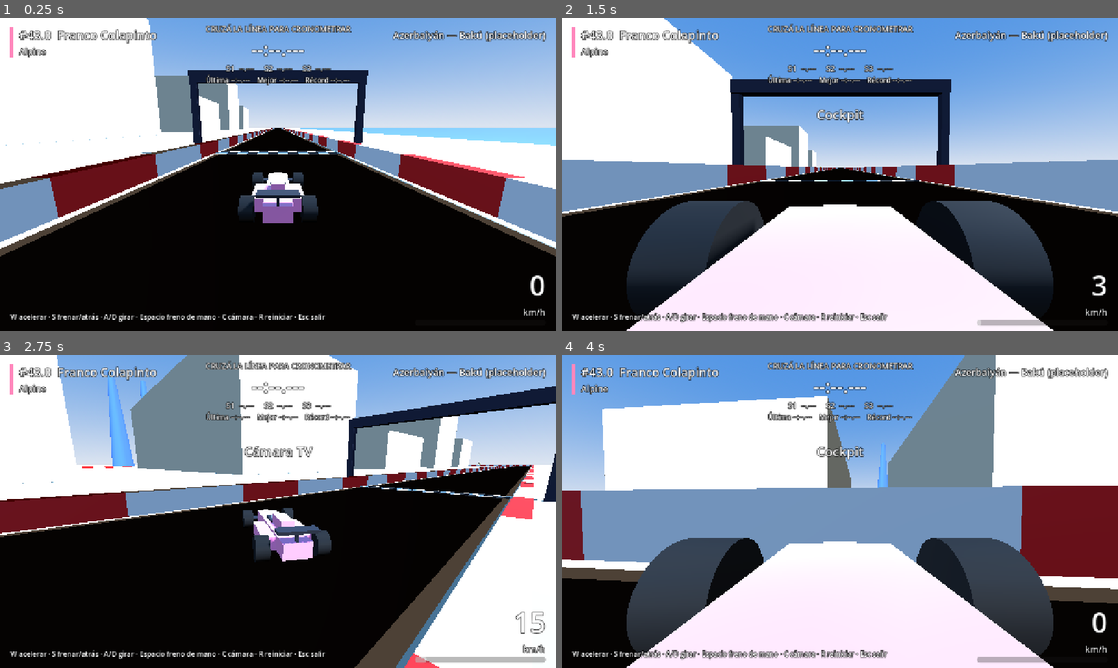
Above: before the commit, frames 1-4 (two rows, left to right).
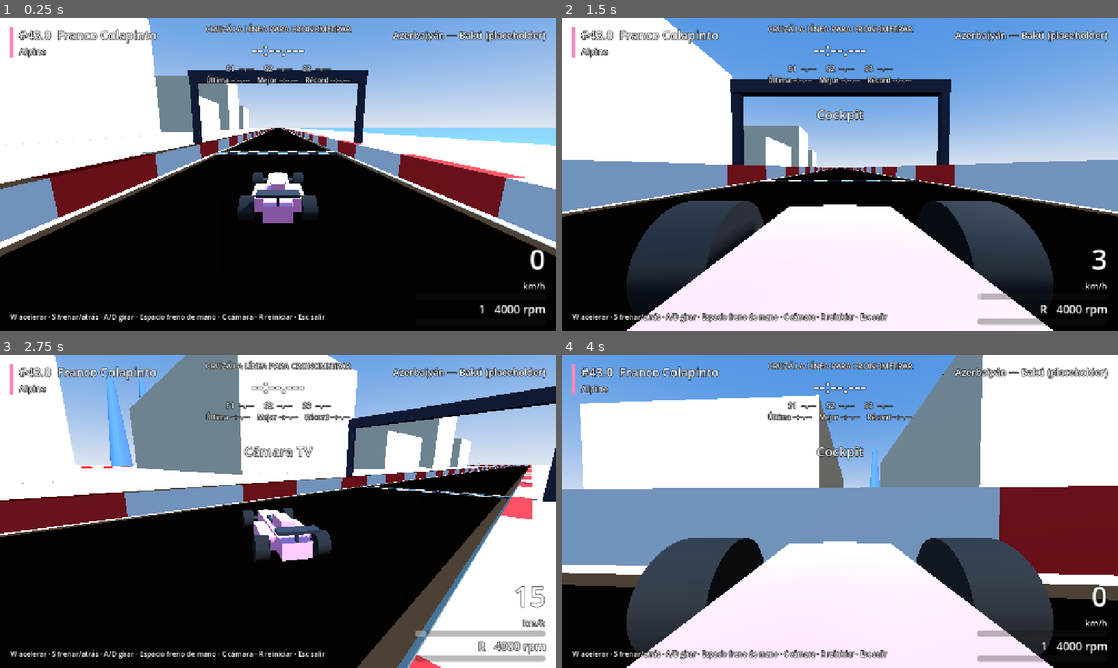
Above: after the commit, the same moments.

Repository: agustinhgimenez/GodotF126
Game: Godot game, scene res://scenes/main.tscn
Two runs of this game, one before a commit and one after it. Both use one fixed random seed, a clock stepped at 60 frames per second and the inputs below.
Inputs:
- Up to frame 1 (0.25 s): no input
- Up to frame 2 (1.5 s): tap Enter at 0.5 s; hold D (steer_right) 0.53-1.28 s; hold C (change_camera) 0.53-1.28 s; tap R (reset_car) at 1.25 s; hold S (brake) from 1.28 s (still down); tap C (change_camera) at 1.35 s
- Up to frame 3 (2.75 s): release S (brake) at 2.03 s; hold D (steer_right) from 2.03 s (still down); hold C (change_camera) from 2.03 s (still down)
- Up to frame 4 (4 s): release D (steer_right) at 2.78 s; release C (change_camera) at 2.78 s; hold W (accelerate) 2.78-3.53 s; tap C (change_camera) at 2.85 s; hold A (steer_left) from 3.53 s (still down); hold C (change_camera) from 3.53 s (still down)

The runs differ from the first frame. In frame 1, 0.4% of the frame differs, in the area x 86-99%, y 73-96%; in frame 2, 0.6%; in frame 3, 2.6%; in frame 4, 7.5%, in the area x 0-100%, y 0-99%.

Commit message:
Paso 3: motor con RPM y documentación actualizada a Godot 4.7
- Componentes CarEngine (RPM, curva de torque, limitador, freno motor) y Gearbox (8 marchas, automática provisoria) como nodos hijos del auto.
- Datos del auto en data/car.json; la aceleración sale de torque x relación y la velocidad máxima de la 8ª en el limitador.
- HUD con marcha y barra de RPM.
- Docs: Godot 4.3 -> 4.7, rutas de Windows corregidas, .exe referido al Paso 59, Paso 3 marcado como hecho.

Co-authored-by: Cursor <cursoragent@cursor.com>

Diff:
--- /dev/null
+++ b/GodotF126/data/car.json
@@ -0,0 +1,31 @@
+{
+  "description": "Datos del monoplaza. Valores aproximados y escalados para manejo arcade; no son datos oficiales.",
+  "mass_kg": 800,
+  "wheel_radius": 0.36,
+  "traction_limit": 16.0,
+  "aero_drag": 0.0012,
+  "engine": {
+    "idle_rpm": 4000,
+    "limiter_rpm": 12500,
+    "launch_rpm": 7500,
+    "rpm_response": 40000,
+    "limiter_cut_time": 0.06,
+    "engine_braking": 2.5,
+    "torque_curve": [
+      [4000, 180],
+      [6000, 260],
+      [8000, 330],
+      [10500, 380],
+      [11500, 370],
+      [12500, 330]
+    ]
+  },
+  "gearbox": {
+    "gear_ratios": [9.43, 7.95, 6.70, 5.65, 4.76, 4.02, 3.39, 2.85],
+    "final_drive": 3.0,
+    "efficiency": 0.9,
+    "shift_up_rpm": 12000,
+    "shift_down_rpm": 7000,
+    "min_shift_interval": 0.25
+  }
+}
--- a/GodotF126/scenes/car.tscn
+++ b/GodotF126/scenes/car.tscn
@@ -1,6 +1,8 @@
-[gd_scene load_steps=16 format=3]
+[gd_scene load_steps=18 format=3]
 
 [ext_resource type="Script" path="res://scripts/car_controller.gd" id="1_car"]
+[ext_resource type="Script" path="res://scripts/car/car_engine.gd" id="2_engine"]
+[ext_resource type="Script" path="res://scripts/car/gearbox.gd" id="3_gearbox"]
 
 [sub_resource type="BoxShape3D" id="BoxShape3D_car"]
 size = Vector3(1.9, 0.8, 6)
@@ -57,6 +59,12 @@
 
 [node name="Car" type="CharacterBody3D"]
 script = ExtResource("1_car")
+
+[node name="Engine" type="Node" parent="."]
+script = ExtResource("2_engine")
+
+[node name="Gearbox" type="Node" parent="."]
+script = ExtResource("3_gearbox")
 
 [node name="CollisionShape3D" type="CollisionShape3D" parent="."]
 transform = Transform3D(1, 0, 0, 0, 1, 0, 0, 0, 1, 0, 0.4, -0.2)
--- /dev/null
+++ b/GodotF126/scripts/car/car_engine.gd
@@ -0,0 +1,99 @@
+class_name CarEngine
+extends Node
+## Motor del monoplaza (Paso 3): RPM, curva de torque y limitador.
+## Las RPM salen de la velocidad de las ruedas y la relación total de la marcha.
+## Por debajo de launch_rpm en 1ª el embrague patina: el motor sube con el acelerador
+## aunque el auto esté quieto. (No se llama "Engine" porque choca con el singleton de Godot.)
+
+signal limiter_hit
+
+@export var idle_rpm: float = 4000.0
+@export var limiter_rpm: float = 12500.0
+@export var launch_rpm: float = 7500.0
+@export var rpm_response: float = 40000.0      ## rpm/s máximos de cambio
+@export var limiter_cut_time: float = 0.06     ## segundos sin potencia al tocar el limitador
+@export var engine_braking: float = 2.5        ## m/s² de freno motor al limitador sin acelerar
+## Puntos (rpm, N·m) ordenados por rpm.
+@export var torque_curve: PackedVector2Array = PackedVector2Array([
+	Vector2(4000, 180), Vector2(6000, 260), Vector2(8000, 330),
+	Vector2(10500, 380), Vector2(11500, 370), Vector2(12500, 330),
+])
+
+var rpm: float = 0.0
+var throttle: float = 0.0
+
+var _cut_timer: float = 0.0
+
+
+func _ready() -> void:
+	reset()
+
+
+func configure(data: Dictionary) -> void:
+	idle_rpm = float(data.get("idle_rpm", idle_rpm))
+	limiter_rpm = float(data.get("limiter_rpm", limiter_rpm))
+	launch_rpm = float(data.get("launch_rpm", launch_rpm))
+	rpm_response = float(data.get("rpm_response", rpm_response))
+	limiter_cut_time = float(data.get("limiter_cut_time", limiter_cut_time))
+	engine_braking = float(data.get("engine_braking", engine_braking))
+	var curve = data.get("torque_curve", [])
+	if curve is Array and not curve.is_empty():
+		var points := PackedVector2Array()
+		for point in curve:
+			points.append(Vector2(float(point[0]), float(point[1])))
+		torque_curve = points
+	reset()
+
+
+func reset() -> void:
+	rpm = idle_rpm
+	throttle = 0.0
+	_cut_timer = 0.0
+
+
+func update(wheel_rpm: float, throttle_input: float, clutch_can_slip: bool, delta: float) -> void:
+	throttle = clampf(throttle_input, 0.0, 1.0)
+	var target := maxf(wheel_rpm, idle_rpm)
+	if clutch_can_slip and wheel_rpm < launch_rpm:
+		target = maxf(wheel_rpm, lerpf(idle_rpm, launch_rpm, throttle))
+	rpm = move_toward(rpm, minf(target, limiter_rpm), rpm_response * delta)
+
+	_cut_timer = maxf(_cut_timer - delta, 0.0)
+	if rpm >= limiter_rpm - 1.0 and throttle > 0.0 and _cut_timer <= 0.0:
+		_cut_timer = limiter_cut_time
+		limiter_hit.emit()
+
+
+func is_cutting() -> bool:
+	return _cut_timer > 0.0
+
+
+## Torque entregado ahora (N·m), ya escalado por el acelerador.
+func get_output_torque() -> float:
+	if is_cutting():
+		return 0.0
+	return get_torque_at(rpm) * throttle
+
+
+func get_torque_at(at_rpm: float) -> float:
+	if torque_curve.is_empty():
+		return 0.0
+	if at_rpm <= torque_curve[0].x:
+		return torque_curve[0].y
+	for i in range(1, torque_curve.size()):
+		var a := torque_curve[i - 1]
+		var b := torque_curve[i]
+		if at_rpm <= b.x:
+			return lerpf(a.y, b.y, (at_rpm - a.x) / maxf(b.x - a.x, 1.0))
+	return torque_curve[torque_curve.size() - 1].y
+
+
+## Desaceleración por freno motor (m/s²); crece con las RPM y desaparece al acelerar.
+func get_engine_brake_accel() -> float:
+	var rpm_ratio := clampf(inverse_lerp(idle_rpm, limiter_rpm, rpm), 0.0, 1.0)
+	return engine_braking * rpm_ratio * (1.0 - throttle)
+
+
+## 0 en ralentí, 1 en el limitador.
+func get_rpm_ratio() -> float:
+	return clampf(inverse_lerp(idle_rpm, limiter_rpm, rpm), 0.0, 1.0)
--- /dev/null
+++ b/GodotF126/scripts/car/gearbox.gd
@@ -0,0 +1,67 @@
+class_name Gearbox
+extends Node
+## Caja de cambios. En el Paso 3 es automática y simple, para que las RPM del motor
+## tengan sentido. El Paso 4 agrega modo manual con levas, N, R y corte al cambiar.
+
+signal gear_changed(gear: int)
+
+@export var gear_ratios: PackedFloat32Array = PackedFloat32Array([9.43, 7.95, 6.70, 5.65, 4.76, 4.02, 3.39, 2.85])
+@export var final_drive: float = 3.0
+@export var efficiency: float = 0.9
+@export var shift_up_rpm: float = 12000.0
+@export var shift_down_rpm: float = 7000.0
+@export var min_shift_interval: float = 0.25   ## evita que la caja "dude" entre dos marchas
+
+var gear: int = 1
+
+var _since_shift: float = 0.0
+
+
+func configure(data: Dictionary) -> void:
+	var ratios = data.get("gear_ratios", [])
+	if ratios is Array and not ratios.is_empty():
+		var parsed := PackedFloat32Array()
+		for ratio in ratios:
+			parsed.append(float(ratio))
+		gear_ratios = parsed
+	final_drive = float(data.get("final_drive", final_drive))
+	efficiency = float(data.get("efficiency", efficiency))
+	shift_up_rpm = float(data.get("shift_up_rpm", shift_up_rpm))
+	shift_down_rpm = float(data.get("shift_down_rpm", shift_down_rpm))
+	min_shift_interval = float(data.get("min_shift_interval", min_shift_interval))
+	reset()
+
+
+func reset() -> void:
+	_since_shift = 0.0
+	_set_gear(1)
+
+
+func get_gear_count() -> int:
+	return gear_ratios.size()
+
+
+## Relación total (caja × diferencial) de una marcha; por defecto la actual.
+func get_total_ratio(for_gear: int = -1) -> float:
+	var g := gear if for_gear < 1 else for_gear
+	if gear_ratios.is_empty():
+		return final_drive
+	return gear_ratios[clampi(g, 1, gear_ratios.size()) - 1] * final_drive
+
+
+func update_automatic(engine_rpm: float, delta: float) -> void:
+	_since_shift += delta
+	if _since_shift < min_shift_interval:
+		return
+	if engine_rpm >= shift_up_rpm and gear < get_gear_count():
+		_set_gear(gear + 1)
+	elif engine_rpm <= shift_down_rpm and gear > 1:
+		_set_gear(gear - 1)
+
+
+func _set_gear(new_gear: int) -> void:
+	_since_shift = 0.0
+	if new_gear == gear:
+		return
+	gear = new_gear
+	gear_changed.emit(gear)
--- a/GodotF126/scripts/car_controller.gd
+++ b/GodotF126/scripts/car_controller.gd
@@ -1,8 +1,9 @@
 class_name CarController
 extends CharacterBody3D
-## Física arcade del monoplaza (Paso 1).
+## Física arcade del monoplaza (Paso 1) con motor y caja como componentes (Paso 3).
 ## El auto avanza sobre su eje -Z. La velocidad "de motor" (forward_speed) se
 ## separa de la velocidad real para poder simular agarre y derrape.
+## La aceleración hacia adelante sale del torque del motor × relación de la marcha.
 
 signal was_reset
 signal camera_changed(mode_name: String)
@@ -15,9 +16,12 @@
 ]
 
 @export_group("Motor")
-@export var max_speed: float = 55.0            ## m/s (~198 km/h)
+@export var max_speed: float = 55.0            ## m/s; se recalcula en configure() desde la última marcha
 @export var max_reverse_speed: float = 12.0
-@export var acceleration: float = 16.0
+@export var mass_kg: float = 800.0
+@export var wheel_radius: float = 0.36
+@export var traction_limit: float = 16.0       ## m/s² máximos que el agarre deja acelerar
+@export var aero_drag: float = 0.0012          ## desaceleración = aero_drag × v²
 @export var brake_deceleration: float = 38.0
 @export var reverse_acceleration: float = 8.0
 @export var rolling_drag: float = 3.0
@@ -47,6 +51,8 @@
 @onready var _camera_pivot: Node3D = $CameraPivot
 @onready var _camera: Camera3D = $CameraPivot/Camera3D
 @onready var _helmet: Node3D = $Helmet
+@onready var engine: CarEngine = $Engine
+@onready var gearbox: Gearbox = $Gearbox
 
 
 func _ready() -> void:
@@ -55,6 +61,22 @@
 	_camera_pivot.top_level = true
 	_apply_camera_mode()
 	_snap_camera()
+	max_speed = get_top_speed()
+
+
+## Carga los datos de data/car.json. Lo que falte queda con el valor del inspector.
+func configure(data: Dictionary) -> void:
+	mass_kg = float(data.get("mass_kg", mass_kg))
+	wheel_radius = float(data.get("wheel_radius", wheel_radius))
+	traction_limit = float(data.get("traction_limit", traction_limit))
+	aero_drag = float(data.get("aero_drag", aero_drag))
+	var engine_data = data.get("engine", {})
+	if engine_data is Dictionary:
+		engine.configure(engine_data)
+	var gearbox_data = data.get("gearbox", {})
+	if gearbox_data is Dictionary:
+		gearbox.configure(gearbox_data)
+	max_speed = get_top_speed()
 
 
 func _unhandled_input(event: InputEvent) -> void:
@@ -95,6 +117,7 @@
 		steer_input = Input.get_axis("steer_right", "steer_left")
 		handbrake = Input.is_action_pressed("handbrake")
 
+	_update_powertrain(throttle, delta)
 	_update_speed(throttle, brake, handbrake, delta)
 	_update_steering(steer_input, handbrake, delta)
 	_apply_velocity(handbrake, delta)
@@ -106,20 +129,30 @@
 		reset_to_spawn()
 
 
+func _update_powertrain(throttle: float, delta: float) -> void:
+	var engine_throttle := throttle if forward_speed >= 0.0 else 0.0
+	engine.update(_wheel_rpm(), engine_throttle, gearbox.gear == 1, delta)
+	gearbox.update_automatic(engine.rpm, delta)
+
+
 func _update_speed(throttle: float, brake: float, handbrake: bool, delta: float) -> void:
 	if throttle > 0.0:
 		if forward_speed < 0.0:
 			forward_speed = move_toward(forward_speed, 0.0, brake_deceleration * throttle * delta)
 		else:
-			var ratio := clampf(forward_speed / max_speed, 0.0, 1.0)
-			forward_speed += acceleration * throttle * (1.0 - ratio * 0.7) * delta
+			forward_speed += _drive_acceleration() * delta
 	elif brake > 0.0:
 		if forward_speed > 0.5:
 			forward_speed = move_toward(forward_speed, 0.0, brake_deceleration * brake * delta)
 		else:
 			forward_speed -= reverse_acceleration * brake * delta
 	else:
-		forward_speed = move_toward(forward_speed, 0.0, rolling_drag * delta)
+		var coast_decel := rolling_drag
+		if forward_speed > 0.0:
+			coast_decel += engine.get_engine_brake_accel()
+		forward_speed = move_toward(forward_speed, 0.0, coast_decel * delta)
+
+	forward_speed = move_toward(forward_speed, 0.0, aero_drag * forward_speed * forward_speed * delta)
 
 	if handbrake:
 		forward_speed = move_toward(forward_speed, 0.0, handbrake_deceleration * delta)
@@ -174,6 +207,18 @@
 	_camera_pivot.global_transform = Transform3D(Basis(Vector3.UP, rotation.y), global_position)
 
 
+## RPM que impone la velocidad de las ruedas a través de la marcha actual.
+func _wheel_rpm() -> float:
+	var wheel_rad_per_s := absf(forward_speed) / wheel_radius
+	return wheel_rad_per_s * gearbox.get_total_ratio() * 60.0 / TAU
+
+
+func _drive_acceleration() -> float:
+	var wheel_torque := engine.get_output_torque() * gearbox.get_total_ratio() * gearbox.efficiency
+	var force := wheel_torque / wheel_radius
+	return minf(force / mass_kg, traction_limit)
+
+
 func _flat_forward() -> Vector3:
 	var forward := -global_transform.basis.z
 	forward.y = 0.0
@@ -185,12 +230,30 @@
 	velocity = Vector3.ZERO
 	forward_speed = 0.0
 	_steer = 0.0
+	engine.reset()
+	gearbox.reset()
 	_snap_camera()
 	was_reset.emit()
 
 
 func get_speed_kmh() -> float:
 	return Vector2(velocity.x, velocity.z).length() * 3.6
+
+
+## Velocidad (m/s) con el motor en el limitador en la última marcha.
+func get_top_speed() -> float:
+	var top_ratio := gearbox.get_total_ratio(gearbox.get_gear_count())
+	return engine.limiter_rpm * TAU / 60.0 / top_ratio * wheel_radius
+
+
+func get_rpm() -> float:
+	return engine.rpm
+
+
+func get_gear_label() -> String:
+	if forward_speed < -0.5:
+		return "R"
+	return str(gearbox.gear)
 
 
 ## Ángulo entre hacia dónde apunta el auto y hacia dónde se mueve (derrape).
--- a/GodotF126/scripts/hud.gd
+++ b/GodotF126/scripts/hud.gd
@@ -1,7 +1,10 @@
 class_name RaceHUD
 extends CanvasLayer
-## HUD: velocidad, piloto/equipo, pista, tiempos por vuelta y sectores.
-
+## HUD: velocidad, marcha y RPM, piloto/equipo, pista, tiempos por vuelta y sectores.
+
+const COLOR_RPM_LOW := Color(0.2, 0.85, 0.3)
+const COLOR_RPM_HIGH := Color(1.0, 0.2, 0.15)
+const RPM_HIGH_RATIO := 0.85
 const COLOR_BEST := Color(0.75, 0.35, 1.0)
 const COLOR_SLOWER := Color(1.0, 0.85, 0.2)
 const COLOR_NEUTRAL := Color.WHITE
@@ -14,6 +17,9 @@
 
 var _speed_label: Label
 var _speed_bar: ProgressBar
+var _gear_label: Label
+var _rpm_bar: ProgressBar
+var _rpm_fill: StyleBoxFlat
 var _driver_label: Label
 var _team_label: Label
 var _team_stripe: ColorRect
@@ -33,6 +39,8 @@
 func bind_car(car: CarController) -> void:
 	_car = car
 	_speed_bar.max_value = maxf(car.max_speed * 3.6, 1.0)
+	_rpm_bar.min_value = car.engine.idle_rpm
+	_rpm_bar.max_value = car.engine.limiter_rpm
 	car.camera_changed.connect(func(mode_name: String) -> void: show_message(mode_name, 1.2))
 
 
@@ -72,6 +80,11 @@
 		var kmh := _car.get_speed_kmh()
 		_speed_label.text = "%d" % roundi(kmh)
 		_speed_bar.value = kmh
+		var rpm := _car.get_rpm()
+		_gear_label.text = "%s   %d rpm" % [_car.get_gear_label(), roundi(rpm)]
+		_rpm_bar.value = rpm
+		var high := _car.engine.get_rpm_ratio() >= RPM_HIGH_RATIO
+		_rpm_fill.bg_color = COLOR_RPM_HIGH if high else COLOR_RPM_LOW
 		_drift_label.visible = kmh > 30.0 and _car.get_slip_angle_deg() > 12.0
 
 	if _timer != null:
@@ -190,7 +203,7 @@
 	# Abajo a la derecha: velocímetro.
 	var speed_box := VBoxContainer.new()
 	speed_box.alignment = BoxContainer.ALIGNMENT_END
-	_place(speed_box, Vector4(1, 1, 1, 1), Vector4(-324, -150, -24, -20))
+	_place(speed_box, Vector4(1, 1, 1, 1), Vector4(-324, -210, -24, -20))
 	root.add_child(speed_box)
 
 	_speed_label = _make_label(64, HORIZONTAL_ALIGNMENT_RIGHT, "0")
@@ -201,6 +214,17 @@
 	_speed_bar.show_percentage = false
 	_speed_bar.custom_minimum_size = Vector2(300, 14)
 	speed_box.add_child(_speed_bar)
+
+	_gear_label = _make_label(26, HORIZONTAL_ALIGNMENT_RIGHT, "1   0 rpm")
+	speed_box.add_child(_gear_label)
+
+	_rpm_bar = ProgressBar.new()
+	_rpm_bar.show_percentage = false
+	_rpm_bar.custom_minimum_size = Vector2(300, 14)
+	_rpm_fill = StyleBoxFlat.new()
+	_rpm_fill.bg_color = COLOR_RPM_LOW
+	_rpm_bar.add_theme_stylebox_override("fill", _rpm_fill)
+	speed_box.add_child(_rpm_bar)
 
 	# Centro: mensajes y aviso de derrape.
 	_message_label = _make_label(30, HORIZONTAL_ALIGNMENT_CENTER)
--- a/GodotF126/scripts/main.gd
+++ b/GodotF126/scripts/main.gd
@@ -1,8 +1,9 @@
 extends Node3D
-## Escena principal del Paso 1: carga datos, spawnea el auto en Bakú y arma el HUD.
+## Escena principal: carga datos (grilla, pistas, auto), spawnea el auto en Bakú y arma el HUD.
 
 const GRID_PATH := "res://data/grid_2026.json"
 const TRACKS_PATH := "res://data/tracks.json"
+const CAR_PATH := "res://data/car.json"
 const TRACK_ID := "baku"
 
 ## Respaldo por si el input map de project.godot se pierde o se edita mal.
@@ -36,6 +37,7 @@
 	_select_driver(grid, str(grid.get("default_driver_id", "colapinto")))
 	var track_info := _find_track(tracks, TRACK_ID)
 
+	car.configure(_load_json(CAR_PATH))
 	car.spawn_transform = track.get_spawn_transform()
 	car.reset_to_spawn()
 
Not shown, added: GodotF126/scripts/car/car_engine.gd.uid
Not shown, added: GodotF126/scripts/car/gearbox.gd.uid
Not shown, changed: DESTINO-WINDOWS.md
Not shown, changed: GodotF126/README.md
Not shown, changed: GodotF126/ROADMAP.md
Not shown, changed: PARA-EL-AGENTE-LOCAL.md
Not shown, changed: PARA-EL-PROFESOR-GodotF126-abstract.md
Not shown, changed: README.md
Not shown, changed: informes/GodotF126-Agustin-Gimenez-formalizacion.md
Not shown, changed: informes/GodotF126-abstract.html
